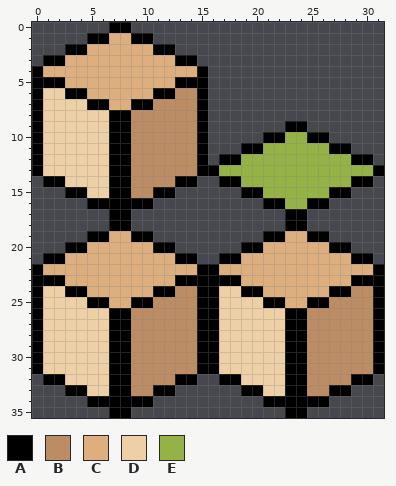
A pixel-art sprite gets an edit: assets/spritesheet.png. This is how it looked before the edit.
The file is 32x36 pixels.
Palette (. is transparent): A #000000  B #bc8c64  C #ddaf7e  D #eed0a7  E #94b245
Pixels before, first column x 0:
 0 .......AA.......................
 1 .....AACCAA.....................
 2 ...AACCCCCCAA...................
 3 .AACCCCCCCCCCAA.................
 4 ACCCCCCCCCCCCCCA................
 5 AAACCCCCCCCCCAAA................
 6 ADDAACCCCCCAABBA................
 7 ADDDDAACCAABBBBA................
 8 ADDDDDDAABBBBBBA................
 9 ADDDDDDAABBBBBBA.......AA.......
10 ADDDDDDAABBBBBBA.....AAEEAA.....
11 ADDDDDDAABBBBBBA...AAEEEEEEAA...
12 ADDDDDDAABBBBBBA.AAEEEEEEEEEEAA.
13 ADDDDDDAABBBBBBAAEEEEEEEEEEEEEEA
14 .AADDDDAABBBBAA..AAEEEEEEEEEEAA.
15 ...AADDAABBAA......AAEEEEEEAA...
16 .....AAAAAA..........AAEEAA.....
17 .......AA..............AA.......
18 .......AA..............AA.......
19 .....AACCAA..........AACCAA.....
20 ...AACCCCCCAA......AACCCCCCAA...
21 .AACCCCCCCCCCAA..AACCCCCCCCCCAA.
22 ACCCCCCCCCCCCCCAACCCCCCCCCCCCCCA
23 AAACCCCCCCCCCAAAAAACCCCCCCCCCAAA
24 ADDAACCCCCCAABBAADDAACCCCCCAABBA
25 ADDDDAACCAABBBBAADDDDAACCAABBBBA
26 ADDDDDDAABBBBBBAADDDDDDAABBBBBBA
27 ADDDDDDAABBBBBBAADDDDDDAABBBBBBA
28 ADDDDDDAABBBBBBAADDDDDDAABBBBBBA
29 ADDDDDDAABBBBBBAADDDDDDAABBBBBBA
30 ADDDDDDAABBBBBBAADDDDDDAABBBBBBA
31 ADDDDDDAABBBBBBAADDDDDDAABBBBBBA
32 .AADDDDAABBBBAA..AADDDDAABBBBAA.
33 ...AADDAABBAA......AADDAABBAA...
34 .....AAAAAA..........AAAAAA.....
35 .......AA..............AA.......
And afterwards:
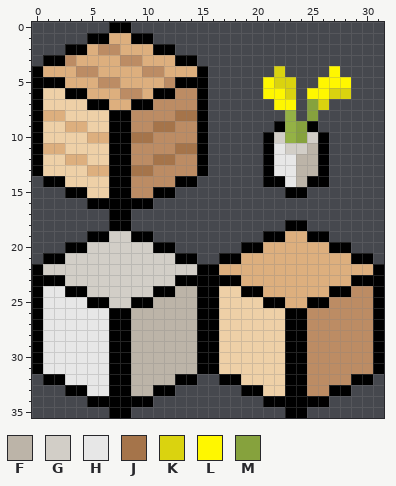
Colours new in this view: F #bcb4a8  G #d2cec7  H #e7e7e7  J #a5744a  K #dad30f  L #fff700  M #86a23d
Diff:
Colour A is added in row 9 at x 22 and 25.
Colour A replaces colour E in rows 11 to 13 at x 21 and 26; in row 14 at x 21 to 22 and 25 to 26; in row 15 at x 23 to 24.
Colour B replaces colour C in row 2 at x 6 to 7; in row 3 at x 3 and 8 to 9; in row 4 at x 4 to 5 and 10 to 11; in row 5 at x 6 to 7 and 12; in row 6 at x 8 to 9.
Colour C replaces colour D in row 8 at x 1 to 2; in row 9 at x 3 to 4; in row 10 at x 5 to 6; in row 11 at x 1 to 2; in row 12 at x 3 to 4; in row 13 at x 5 to 6.
Colour E is added in row 8 at x 23.
Colour E replaces colour A in row 9 at x 23.
Colour F replaces colour B in row 24 at x 13 to 14; in row 25 at x 11 to 14; in rows 26 to 31 at x 9 to 14; in row 32 at x 9 to 12; in row 33 at x 9 to 10.
Colour F replaces colour E in row 11 at x 25; in rows 12 to 13 at x 24 to 25; in row 14 at x 24.
Colour G replaces colour A in row 10 at x 22 and 25.
Colour G replaces colour C in row 19 at x 7 to 8; in row 20 at x 5 to 10; in row 21 at x 3 to 12; in row 22 at x 1 to 14; in row 23 at x 3 to 12; in row 24 at x 5 to 10.
Colour G replaces colour C in row 25 at x 7 to 8.
Colour G replaces colour E in row 11 at x 23 to 24.
Colour H replaces colour D in row 24 at x 1 to 2; in row 25 at x 1 to 4; in rows 26 to 31 at x 1 to 6; in row 32 at x 3 to 6; in row 33 at x 5 to 6.
Colour H replaces colour E in row 11 at x 22; in rows 12 to 13 at x 22 to 23; in row 14 at x 23.
Colour J replaces colour B in row 8 at x 13 to 14; in row 9 at x 11 to 12; in row 10 at x 9 to 10; in row 11 at x 13 to 14; in row 12 at x 11 to 12; in row 13 at x 9 to 10.
Colour K is added in row 4 at x 22; in row 5 at x 22 to 23; in row 6 at x 23 and 27 to 28; in row 7 at x 26.
Colour L is added in row 4 at x 27; in row 5 at x 21 and 26 to 28; in row 6 at x 21 to 22 and 25 to 26; in row 7 at x 22 to 23.
Colour M is added in rows 7 to 8 at x 25.
Colour M replaces colour A in row 9 at x 24.
Colour M replaces colour E in row 10 at x 24.
Colour A is gone in row 11 at x 19 to 20 and 27 to 28; in row 12 at x 17 to 18 and 29 to 30; in row 13 at x 16 and 31; in row 14 at x 17 to 18 and 29 to 30; in row 15 at x 19 to 20 and 27 to 28; in row 16 at x 21 to 22 and 25 to 26.
Colour A is gone in row 17 at x 23 to 24.
Colour E is gone in row 12 at x 19 to 20 and 27 to 28; in row 13 at x 17 to 20 and 27 to 30; in row 14 at x 19 to 20 and 27 to 28; in row 15 at x 21 to 22 and 25 to 26; in row 16 at x 23 to 24.
